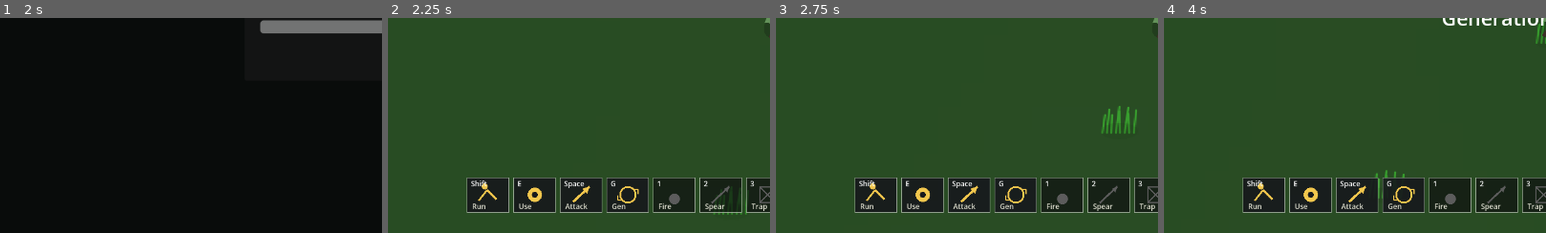
Above: before the commit, frames 1-4 (left to right).
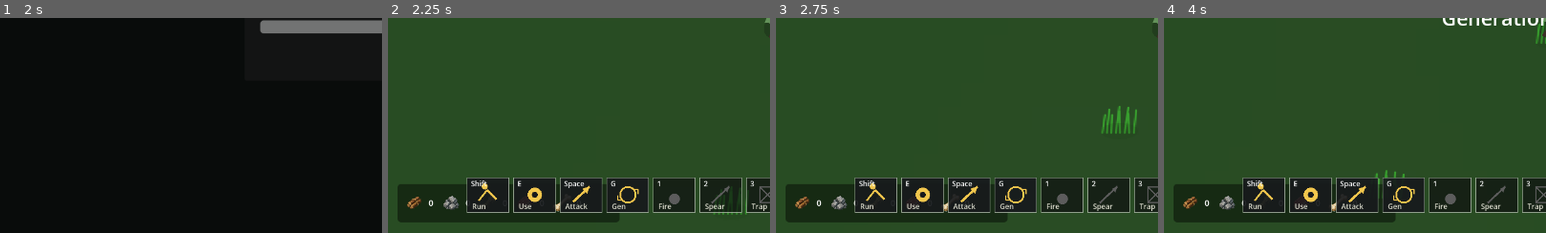
Above: after the commit, the same moments.

Repository: krisstoof/apex-shift-2d
Game: Godot game, scene res://scenes/ui/start_menu.tscn
The game is run twice, just before and just after one commit, with the same random seed, the same clock (stepped at 60 frames per second) and the same inputs.
Inputs (mouse positions are % of the whole screen's width and height, from its top left):
- Up to frame 1 (2 s): click "New Game" at 0.5 s; tap Enter at 1.25 s; move the mouse to (72, 45) at 1.27 s; hold D (move_right) from 1.28 s (still down); hold Shift from 1.28 s (still down); click (72, 45) at 1.42 s; tap Space at 1.52 s
- Up to frame 2 (2.25 s): tap Space at 2 s; move the mouse to (30, 55) at 2.02 s; release D (move_right) at 2.03 s; release Shift at 2.03 s; hold S (move_down) from 2.03 s (still down); tap E at 2.1 s
- Up to frame 3 (2.75 s): keep holding S (move_down); tap Space at 2.27 s
- Up to frame 4 (4 s): move the mouse to (60, 28) at 2.77 s; release S (move_down) at 2.78 s; hold D (move_right) 2.78-3.53 s; tap G at 2.85 s; move the mouse to (45, 70) at 3.52 s; hold W (move_up) from 3.53 s (still down); tap 1 at 3.6 s; click (45, 70) at 3.67 s; tap Space at 3.77 s
The pictures show only the part of the screen within x 0-50%, y 50-100%; the shares and areas given below are measured in that part.

Frame 1 is identical in both runs. In frame 2, 5.3% of the frame differs, in the area x 2-61%, y 77-96%; in frame 3, 5.3%; in frame 4, 5.4%.

Commit message:
ui/#173 add resource icons to HUD

Diff:
--- a/scenes/ui/hud.tscn
+++ b/scenes/ui/hud.tscn
@@ -40,6 +40,113 @@
 offset_bottom = 224.0
 theme_override_font_sizes/font_size = 16
 text = ""
+
+[node name="ResourcePanel" type="PanelContainer" parent="."]
+offset_left = 16.0
+offset_top = -88.0
+offset_right = 420.0
+offset_bottom = -20.0
+
+[node name="ResourceHBox" type="HBoxContainer" parent="ResourcePanel"]
+offset_left = 8.0
+offset_top = 8.0
+offset_right = 388.0
+offset_bottom = 52.0
+theme_override_constants/separation = 12
+
+[node name="WoodItem" type="HBoxContainer" parent="ResourcePanel/ResourceHBox"]
+offset_right = 84.0
+offset_bottom = 34.0
+theme_override_constants/separation = 6
+
+[node name="Icon" type="TextureRect" parent="ResourcePanel/ResourceHBox/WoodItem"]
+custom_minimum_size = Vector2(36, 36)
+stretch_mode = 6
+expand_mode = 1
+
+[node name="CountLabel" type="Label" parent="ResourcePanel/ResourceHBox/WoodItem"]
+offset_left = 26.0
+offset_top = 4.0
+offset_right = 78.0
+offset_bottom = 30.0
+theme_override_font_sizes/font_size = 16
+text = "0"
+
+[node name="StoneItem" type="HBoxContainer" parent="ResourcePanel/ResourceHBox"]
+offset_left = 100.0
+offset_right = 184.0
+offset_bottom = 34.0
+theme_override_constants/separation = 6
+
+[node name="Icon" type="TextureRect" parent="ResourcePanel/ResourceHBox/StoneItem"]
+custom_minimum_size = Vector2(36, 36)
+stretch_mode = 6
+expand_mode = 1
+
+[node name="CountLabel" type="Label" parent="ResourcePanel/ResourceHBox/StoneItem"]
+offset_left = 26.0
+offset_top = 4.0
+offset_right = 78.0
+offset_bottom = 30.0
+theme_override_font_sizes/font_size = 16
+text = "0"
+
+[node name="FiberItem" type="HBoxContainer" parent="ResourcePanel/ResourceHBox"]
+offset_left = 200.0
+offset_right = 284.0
+offset_bottom = 34.0
+theme_override_constants/separation = 6
+
+[node name="Icon" type="TextureRect" parent="ResourcePanel/ResourceHBox/FiberItem"]
+custom_minimum_size = Vector2(36, 36)
+stretch_mode = 6
+expand_mode = 1
+
+[node name="CountLabel" type="Label" parent="ResourcePanel/ResourceHBox/FiberItem"]
+offset_left = 26.0
+offset_top = 4.0
+offset_right = 78.0
+offset_bottom = 30.0
+theme_override_font_sizes/font_size = 16
+text = "0"
+
+[node name="MeatItem" type="HBoxContainer" parent="ResourcePanel/ResourceHBox"]
+offset_left = 300.0
+offset_right = 384.0
+offset_bottom = 34.0
+theme_override_constants/separation = 6
+
+[node name="Icon" type="TextureRect" parent="ResourcePanel/ResourceHBox/MeatItem"]
+custom_minimum_size = Vector2(36, 36)
+stretch_mode = 6
+expand_mode = 1
+
+[node name="CountLabel" type="Label" parent="ResourcePanel/ResourceHBox/MeatItem"]
+offset_left = 26.0
+offset_top = 4.0
+offset_right = 78.0
+offset_bottom = 30.0
+theme_override_font_sizes/font_size = 16
+text = "0"
+
+[node name="BoneItem" type="HBoxContainer" parent="ResourcePanel/ResourceHBox"]
+offset_left = 400.0
+offset_right = 484.0
+offset_bottom = 34.0
+theme_override_constants/separation = 6
+
+[node name="Icon" type="TextureRect" parent="ResourcePanel/ResourceHBox/BoneItem"]
+custom_minimum_size = Vector2(36, 36)
+stretch_mode = 6
+expand_mode = 1
+
+[node name="CountLabel" type="Label" parent="ResourcePanel/ResourceHBox/BoneItem"]
+offset_left = 26.0
+offset_top = 4.0
+offset_right = 78.0
+offset_bottom = 30.0
+theme_override_font_sizes/font_size = 16
+text = "0"
 
 [node name="FPSLabel" type="Label" parent="."]
 offset_left = 12.0
--- a/scripts/player/inventory.gd
+++ b/scripts/player/inventory.gd
@@ -4,6 +4,8 @@
 const ItemDatabase := preload("res://scripts/items/item_database.gd")
 
 const SLOT_COUNT := 9
+
+signal inventory_changed
 
 var slots: Array[Dictionary] = []
 
@@ -19,6 +21,7 @@
 			"item_id": "",
 			"amount": 0
 		})
+	inventory_changed.emit()
 
 
 func add_item(item_id: String, amount: int) -> int:
@@ -49,6 +52,8 @@
 		slot["item_id"] = item_id
 		slot["amount"] = added_amount
 		remaining -= added_amount
+	if remaining != amount:
+		inventory_changed.emit()
 	return remaining
 
 
@@ -74,6 +79,7 @@
 			slot["amount"] = 0
 		else:
 			slot["amount"] = current_amount
+	inventory_changed.emit()
 	return true
 
 
@@ -140,6 +146,7 @@
 		slots[slot_index]["item_id"] = item_id
 		slots[slot_index]["amount"] = amount
 		slot_index += 1
+	inventory_changed.emit()
 
 
 func get_save_data() -> Dictionary:
--- a/scripts/ui/hud.gd
+++ b/scripts/ui/hud.gd
@@ -1,6 +1,7 @@
 extends CanvasLayer
 
 const WORLD_CONFIG := preload("res://scripts/world/world_config.gd")
+const ITEM_DATABASE := preload("res://scripts/items/item_database.gd")
 const WORLD_SNAPSHOT_SERVICE := preload("res://scripts/systems/world_snapshot_service.gd")
 const ECOSYSTEM_MESSAGE_COOLDOWN_SECONDS := 30.0
 const HUD_REFRESH_INTERVAL := 0.10
@@ -41,6 +42,17 @@
 @onready var stats_label: Label = $Panel/StatsLabel
 @onready var prompt_label: Label = $Panel/PromptLabel
 @onready var message_label: Label = $Panel/MessageLabel
+@onready var resource_panel: Control = $ResourcePanel
+@onready var wood_resource_icon: TextureRect = $ResourcePanel/ResourceHBox/WoodItem/Icon
+@onready var wood_resource_count_label: Label = $ResourcePanel/ResourceHBox/WoodItem/CountLabel
+@onready var stone_resource_icon: TextureRect = $ResourcePanel/ResourceHBox/StoneItem/Icon
+@onready var stone_resource_count_label: Label = $ResourcePanel/ResourceHBox/StoneItem/CountLabel
+@onready var fiber_resource_icon: TextureRect = $ResourcePanel/ResourceHBox/FiberItem/Icon
+@onready var fiber_resource_count_label: Label = $ResourcePanel/ResourceHBox/FiberItem/CountLabel
+@onready var meat_resource_icon: TextureRect = $ResourcePanel/ResourceHBox/MeatItem/Icon
+@onready var meat_resource_count_label: Label = $ResourcePanel/ResourceHBox/MeatItem/CountLabel
+@onready var bone_resource_icon: TextureRect = $ResourcePanel/ResourceHBox/BoneItem/Icon
+@onready var bone_resource_count_label: Label = $ResourcePanel/ResourceHBox/BoneItem/CountLabel
 @onready var panel: Control = $Panel
 @onready var center_notification_label: Label = $CenterNotificationLabel
 @onready var skill_icon_bar: Control = $SkillIconBar
@@ -74,6 +86,7 @@
 	process_mode = Node.PROCESS_MODE_ALWAYS
 	center_notification_label.visible = false
 	_ensure_critical_health_overlay()
+	_configure_resource_panel_style()
 	_connect_event_bus()
 	pause_menu.resume_requested.connect(_on_pause_menu_resume)
 	pause_menu.save_requested.connect(_on_pause_menu_save)
@@ -106,7 +119,9 @@
 	minimap.bind(player, world_rect, biome_zones, landmarks, snapshot_service)
 	map_screen.bind(player, evolution_director, day_night_system, world_rect, biome_zones, landmarks, snapshot_service)
 	debug_panel.bind(player, evolution_director, day_night_system, ecosystem_director, snapshot_service)
+	_connect_inventory_changed()
 	_apply_snapshot(snapshot)
+	_refresh_resource_panel()
 	_fix_low_resolution_layout()
 
 
@@ -151,6 +166,7 @@
 	stats_label.text = _build_player_stats_text_from_snapshot(snapshot)
 	prompt_label.text = _get_prompt_text_from_snapshot(snapshot)
 	_refresh_message_label()
+	_refresh_resource_panel()
 
 
 func _build_clock_text_from_snapshot(snapshot: Dictionary) -> String:
@@ -224,6 +240,117 @@
 	message_label.visible = message_history.size() > 0
 
 
+func _connect_inventory_changed() -> void:
+	var inventory: Variant = _get_player_inventory()
+	if inventory == null:
+		return
+	if inventory.has_signal("inventory_changed"):
+		var changed_callable: Callable = Callable(self, "_on_inventory_changed")
+		if not inventory.inventory_changed.is_connected(changed_callable):
+			inventory.inventory_changed.connect(changed_callable)
+
+
+func _on_inventory_changed() -> void:
+	_refresh_resource_panel()
+
+
+func _refresh_resource_panel() -> void:
+	if resource_panel == null:
+		return
+	var inventory: Variant = _get_player_inventory()
+	if inventory == null:
+		_set_resource_count(wood_resource_count_label, 0)
+		_set_resource_count(stone_resource_count_label, 0)
+		_set_resource_count(fiber_resource_count_label, 0)
+		_set_resource_count(meat_resource_count_label, 0)
+		_set_resource_count(bone_resource_count_label, 0)
+		return
+	_set_resource_icon(wood_resource_icon, "wood")
+	_set_resource_icon(stone_resource_icon, "stone")
+	_set_resource_icon(fiber_resource_icon, "fiber")
+	_set_resource_icon(meat_resource_icon, "meat")
+	_set_resource_icon(bone_resource_icon, "bone")
+	_set_resource_count(wood_resource_count_label, _get_inventory_count(inventory, "wood"))
+	_set_resource_count(stone_resource_count_label, _get_inventory_count(inventory, "stone"))
+	_set_resource_count(fiber_resource_count_label, _get_inventory_count(inventory, "fiber"))
+	_set_resource_count(meat_resource_count_label, _get_inventory_count(inventory, "meat"))
+	_set_resource_count(bone_resource_count_label, _get_inventory_count(inventory, "bone"))
+	_position_resource_panel()
+
+
+func _get_player_inventory() -> Variant:
+	if player == null:
+		return null
+	return player.get("inventory")
+
+
+func _get_inventory_count(inventory: Variant, item_id: String) -> int:
+	if inventory == null:
+		return 0
+	if inventory.has_method("get_amount"):
+		return int(inventory.call("get_amount", item_id))
+	if inventory.has_method("get_item_count"):
+		return int(inventory.call("get_item_count", item_id))
+	if inventory.has_method("get_count"):
+		return int(inventory.call("get_count", item_id))
+	if inventory is Dictionary:
+		return int(Dictionary(inventory).get(item_id, 0))
+	return 0
+
+
+func _set_resource_icon(icon_node: TextureRect, item_id: String) -> void:
+	if icon_node == null:
+		return
+	icon_node.custom_minimum_size = Vector2(36, 36)
+	icon_node.size_flags_horizontal = Control.SIZE_SHRINK_CENTER
+	icon_node.size_flags_vertical = Control.SIZE_SHRINK_CENTER
+	icon_node.stretch_mode = TextureRect.STRETCH_KEEP_ASPECT_CENTERED
+	icon_node.expand_mode = TextureRect.EXPAND_IGNORE_SIZE
+	icon_node.modulate = Color(1.0, 1.0, 1.0, 0.92)
+	var icon_path := ITEM_DATABASE.get_icon_path(item_id)
+	if icon_path.is_empty():
+		icon_node.texture = null
+		return
+	icon_node.texture = load(icon_path)
+
+
+func _set_resource_count(label: Label, amount: int) -> void:
+	if label == null:
+		return
+	label.text = str(amount)
+
+
+func _configure_resource_panel_style() -> void:
+	if resource_panel == null:
+		return
+	var style := StyleBoxFlat.new()
+	style.bg_color = Color(0.0, 0.0, 0.0, 0.45)
+	style.corner_radius_top_left = 6
+	style.corner_radius_top_right = 6
+	style.corner_radius_bottom_left = 6
+	style.corner_radius_bottom_right = 6
+	style.content_margin_left = 10.0
+	style.content_margin_right = 10.0
+	style.content_margin_top = 8.0
+	style.content_margin_bottom = 8.0
+	resource_panel.add_theme_stylebox_override("panel", style)
+
+
+func _position_resource_panel() -> void:
+	if resource_panel == null:
+		return
+	var viewport_size: Vector2 = get_viewport().get_visible_rect().size
+	var low_resolution: bool = viewport_size.x <= 1366.0 or viewport_size.y <= 768.0
+	resource_panel.anchor_left = 0.0
+	resource_panel.anchor_right = 0.0
+	resource_panel.anchor_top = 1.0
+	resource_panel.anchor_bottom = 1.0
+	resource_panel.offset_left = 16.0
+	resource_panel.offset_right = 420.0 if not low_resolution else 388.0
+	resource_panel.offset_top = -88.0 if not low_resolution else -82.0
+	resource_panel.offset_bottom = -20.0 if not low_resolution else -18.0
+
+
 
 
 func _on_message(new_message: String) -> void:
@@ -597,6 +724,17 @@
 		message_label.offset_top = 128.0 if not low_resolution else 122.0
 		message_label.offset_bottom = 224.0 if not low_resolution else 210.0
 		message_label.add_theme_font_size_override("font_size", 16 if not low_resolution else 13)
+	_position_resource_panel()
+	if wood_resource_count_label:
+		wood_resource_count_label.add_theme_font_size_override("font_size", 16 if not low_resolution else 14)
+	if stone_resource_count_label:
+		stone_resource_count_label.add_theme_font_size_override("font_size", 16 if not low_resolution else 14)
+	if fiber_resource_count_label:
+		fiber_resource_count_label.add_theme_font_size_override("font_size", 16 if not low_resolution else 14)
+	if meat_resource_count_label:
+		meat_resource_count_label.add_theme_font_size_override("font_size", 16 if not low_resolution else 14)
+	if bone_resource_count_label:
+		bone_resource_count_label.add_theme_font_size_override("font_size", 16 if not low_resolution else 14)
 	if skill_icon_bar:
 		skill_icon_bar.anchor_left = 0.5
 		skill_icon_bar.anchor_right = 0.5
--- a/tests/unit/test_hud.gd
+++ b/tests/unit/test_hud.gd
@@ -3,6 +3,7 @@
 const HUD_SCENE := preload("res://scenes/ui/hud.tscn")
 const HUD_SCRIPT := preload("res://scripts/ui/hud.gd")
 const PLAYER_STATS := preload("res://scripts/player/player_stats.gd")
+const INVENTORY := preload("res://scripts/player/inventory.gd")
 const TEST_UTILS := preload("res://tests/unit/test_utils.gd")
 
 
@@ -17,6 +18,7 @@
 func run() -> Array[String]:
 	var failures: Array[String] = []
 	_test_hud_builds_compact_player_stats_from_snapshot(failures)
+	_test_hud_shows_resource_counts_from_player_inventory(failures)
 	_test_hud_filters_world_messages_from_message_history(failures)
 	_test_hud_reads_hunger_from_player_stats_object(failures)
 	_test_hud_reads_stamina_from_player_stats_object(failures)
@@ -89,6 +91,68 @@
 	hud.queue_free()
 
 
+class ResourcePlayer:
+	extends Node2D
+
+	var inventory := INVENTORY.new()
+	var stats := PLAYER_STATS.new()
+	var has_spear := false
+	var has_bow := false
+	var recipes := {}
+
+	func is_torch_active() -> bool:
+		return false
+
+
+func _test_hud_shows_resource_counts_from_player_inventory(failures: Array[String]) -> void:
+	var hud := _make_hud()
+	var player := ResourcePlayer.new()
+	hud.bind(player, Node.new(), Node.new(), null)
+	var wood_icon: TextureRect = hud.get_node("ResourcePanel/ResourceHBox/WoodItem/Icon")
+	var stone_icon: TextureRect = hud.get_node("ResourcePanel/ResourceHBox/StoneItem/Icon")
+	var fiber_icon: TextureRect = hud.get_node("ResourcePanel/ResourceHBox/FiberItem/Icon")
+	var meat_icon: TextureRect = hud.get_node("ResourcePanel/ResourceHBox/MeatItem/Icon")
+	var bone_icon: TextureRect = hud.get_node("ResourcePanel/ResourceHBox/BoneItem/Icon")
+	var wood_label: Label = hud.get_node("ResourcePanel/ResourceHBox/WoodItem/CountLabel")
+	var stone_label: Label = hud.get_node("ResourcePanel/ResourceHBox/StoneItem/CountLabel")
+	var fiber_label: Label = hud.get_node("ResourcePanel/ResourceHBox/FiberItem/CountLabel")
+	var meat_label: Label = hud.get_node("ResourcePanel/ResourceHBox/MeatItem/CountLabel")
+	var bone_label: Label = hud.get_node("ResourcePanel/ResourceHBox/BoneItem/CountLabel")
+	TEST_UTILS.expect_equal(wood_icon.custom_minimum_size, Vector2(36, 36), failures, "HUD should clamp wood icon size to 36x36")
+	TEST_UTILS.expect_equal(stone_icon.custom_minimum_size, Vector2(36, 36), failures, "HUD should clamp stone icon size to 36x36")
+	TEST_UTILS.expect_equal(fiber_icon.custom_minimum_size, Vector2(36, 36), failures, "HUD should clamp fiber icon size to 36x36")
+	TEST_UTILS.expect_equal(meat_icon.custom_minimum_size, Vector2(36, 36), failures, "HUD should clamp meat icon size to 36x36")
+	TEST_UTILS.expect_equal(bone_icon.custom_minimum_size, Vector2(36, 36), failures, "HUD should clamp bone icon size to 36x36")
+	TEST_UTILS.expect_equal(int(wood_icon.stretch_mode), int(TextureRect.STRETCH_KEEP_ASPECT_CENTERED), failures, "HUD should keep wood icon aspect centered")
+	TEST_UTILS.expect_equal(int(wood_icon.expand_mode), int(TextureRect.EXPAND_IGNORE_SIZE), failures, "HUD should ignore wood icon source size")
+	TEST_UTILS.expect_equal(int(hud.get_node("ResourcePanel").anchor_left), 0, failures, "HUD resource panel should anchor to left")
+	TEST_UTILS.expect_equal(int(hud.get_node("ResourcePanel").anchor_bottom), 1, failures, "HUD resource panel should anchor to bottom")
+	var resource_panel: Control = hud.get_node("ResourcePanel")
+	var panel_style := resource_panel.get_theme_stylebox("panel")
+	TEST_UTILS.expect(panel_style is StyleBoxFlat, failures, "HUD resource panel should use a flat stylebox")
+	if panel_style is StyleBoxFlat:
+		TEST_UTILS.expect_equal((panel_style as StyleBoxFlat).bg_color, Color(0.0, 0.0, 0.0, 0.45), failures, "HUD resource panel should use a translucent dark background")
+	TEST_UTILS.expect_equal(wood_label.text, "0", failures, "HUD should start with zero wood")
+	TEST_UTILS.expect_equal(stone_label.text, "0", failures, "HUD should start with zero stone")
+	TEST_UTILS.expect_equal(fiber_label.text, "0", failures, "HUD should start with zero fiber")
+	TEST_UTILS.expect_equal(meat_label.text, "0", failures, "HUD should start with zero meat")
+	TEST_UTILS.expect_equal(bone_label.text, "0", failures, "HUD should start with zero bone")
+	player.inventory.add_item("wood", 4)
+	player.inventory.add_item("stone", 2)
+	player.inventory.add_item("fiber", 3)
+	player.inventory.add_item("meat", 1)
+	player.inventory.add_item("bone", 5)
+	TEST_UTILS.expect_equal(wood_label.text, "4", failures, "HUD should update wood after inventory changes")
+	TEST_UTILS.expect_equal(stone_label.text, "2", failures, "HUD should update stone after inventory changes")
+	TEST_UTILS.expect_equal(fiber_label.text, "3", failures, "HUD should update fiber after inventory changes")
+	TEST_UTILS.expect_equal(meat_label.text, "1", failures, "HUD should update meat after inventory changes")
+	TEST_UTILS.expect_equal(bone_label.text, "5", failures, "HUD should update bone after inventory changes")
+	player.inventory.remove_item("wood", 1)
+	TEST_UTILS.expect_equal(wood_label.text, "3", failures, "HUD should refresh wood after removals")
+	TEST_UTILS.expect(wood_label.visible, failures, "HUD resource labels should remain visible when inventory is populated")
+	hud.queue_free()
+
+
 class PlayerStatsPlayer:
 	extends Node
 
Binary file changed: assets/icons/items/bone.png
Binary file changed: assets/icons/items/fiber.png
Binary file changed: assets/icons/items/meat.png
Binary file changed: assets/icons/items/stone.png
Binary file changed: assets/icons/items/wood.png
